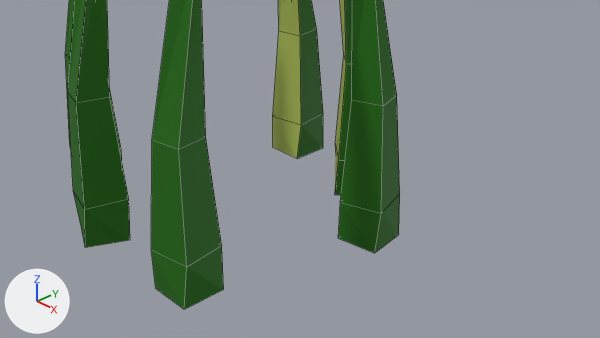
The Blender file Tendril.blend, before and after one commit.
One viewpoint serves both versions: the file's camera 'Camera'. Every picture has the same lights, and +X, +Y and +Z are marked at lower left. Mesh edges are drawn as thin lines.

In view in the first picture: 'Tendril', 'Tendril.001', 'Tendril.002', 'Tendril.003', 'Tendril.004', 'Tendril.005'.
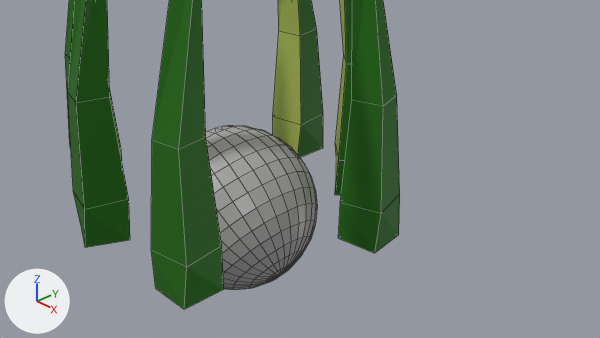
Changed parts and their boxes [x1, y1, x2, y2] in the pictures (600 x 338 px):
'Sphere', added: after [206, 126, 317, 290]

The change in detail:
Material 'Eyeball Pupil' (mat_eyeball_pupil) is new.
Its base color is (0.0, 0.0, 0.0) (black #000000).
Its roughness is 0.0.
Its specular ior level is 1.0.
Material 'Eyeball iris' (mat_eyeball_iris) is new.
Its base color is (0.8, 0.321, 0.0506) (orange #e79a40).
Its roughness is 0.193.
Its specular ior level is 0.776.
Its emission color is (0.638, 0.0678, 0.0418) (red #d14a3a).
Its emission strength is 1.0.
Material 'Eyeball' (mat_eyeball) is new.
Its base color is (0.393, 0.393, 0.393) (grey #a8a8a8).
Its roughness is 0.24.
Its specular ior level is 0.736.
Mesh me_sphere_001 is new.
It has 482 vertices, 512 faces and spans x -1.0..1.0, y -1.0..1.0, z -1.0..0.83.
Faces by material slot: [448, 32, 32].
It uses material mat_eyeball (grey #a8a8a8).
It uses material mat_eyeball_iris (orange #e79a40).
It uses material mat_eyeball_pupil (black #000000).
Object 'Sphere' (ob_sphere) is new; it shows me_sphere_001.
Its location is (0.324, -1.378, 0.0).
Its rotation in degrees is (0, -53, 0).
